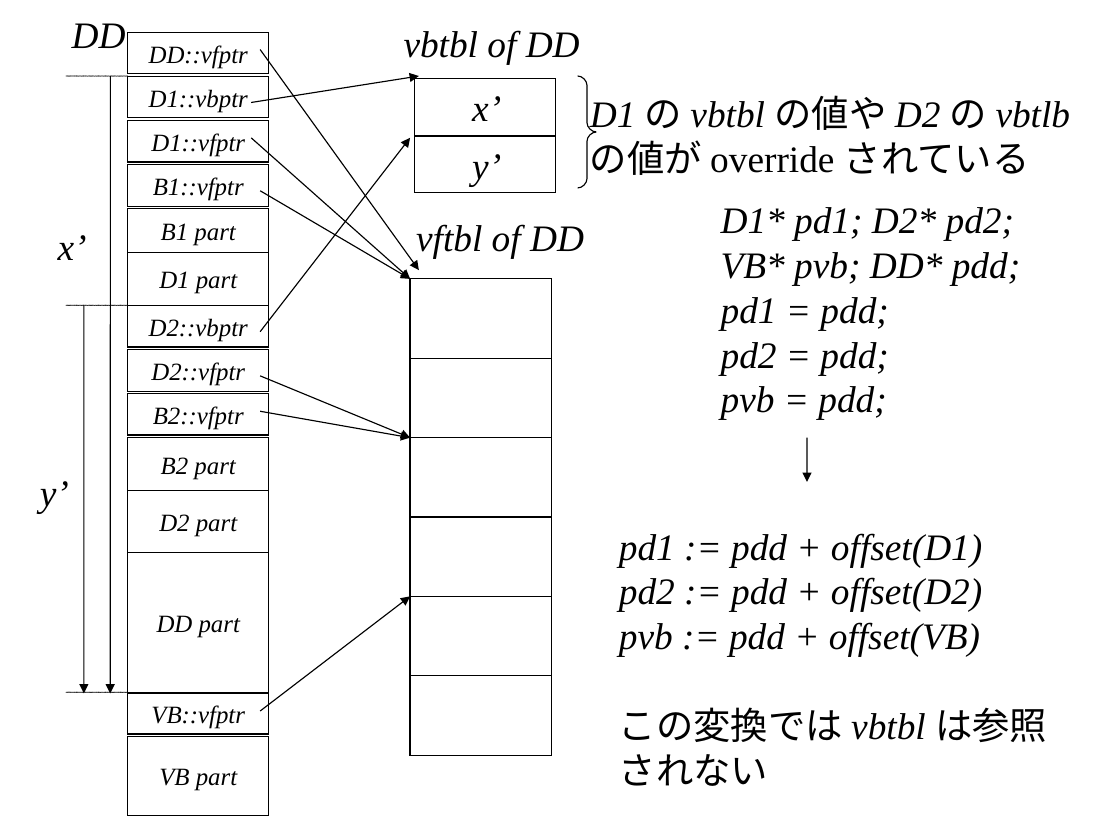
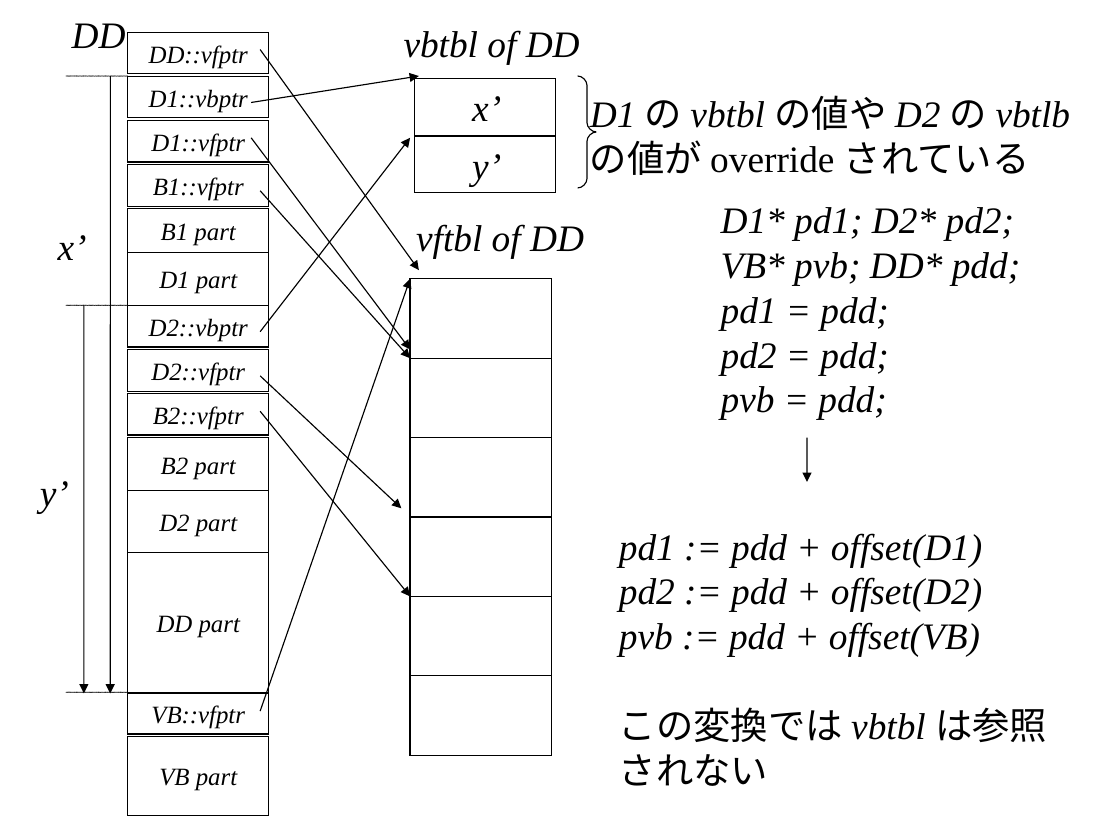
Before and after one commit to KeiHasegawa/cxx_doc, a slide deck: slide 7 of 06_2_derived.ppt. Drawn at 1120x840 pixels with LibreOffice and Linux fonts; fonts in the diff are those of the drawing. Boxes give left, top, right and bottom in pixels: in the first picture for what was removed or moved away, otherwise in the second. Text is boxed around its words. In the diff, an @@ line names an element or a change of style, - is before the commit and + after.

```diff
--- a/06_2_derived.ppt
+++ b/06_2_derived.ppt
@@ arrow moved from (251, 138) - (410, 279) to (251, 138) - (410, 349) @@
@@ arrow moved from (260, 190) - (410, 279) to (260, 190) - (410, 358) @@
@@ arrow moved from (260, 711) - (410, 596) to (260, 711) - (410, 279) @@
@@ arrow moved from (260, 376) - (410, 438) to (260, 376) - (401, 508) @@
@@ arrow moved from (260, 411) - (410, 438) to (260, 411) - (410, 596) @@
```
Also in this commit, not shown: 3 other slides changed, 3 other files.
